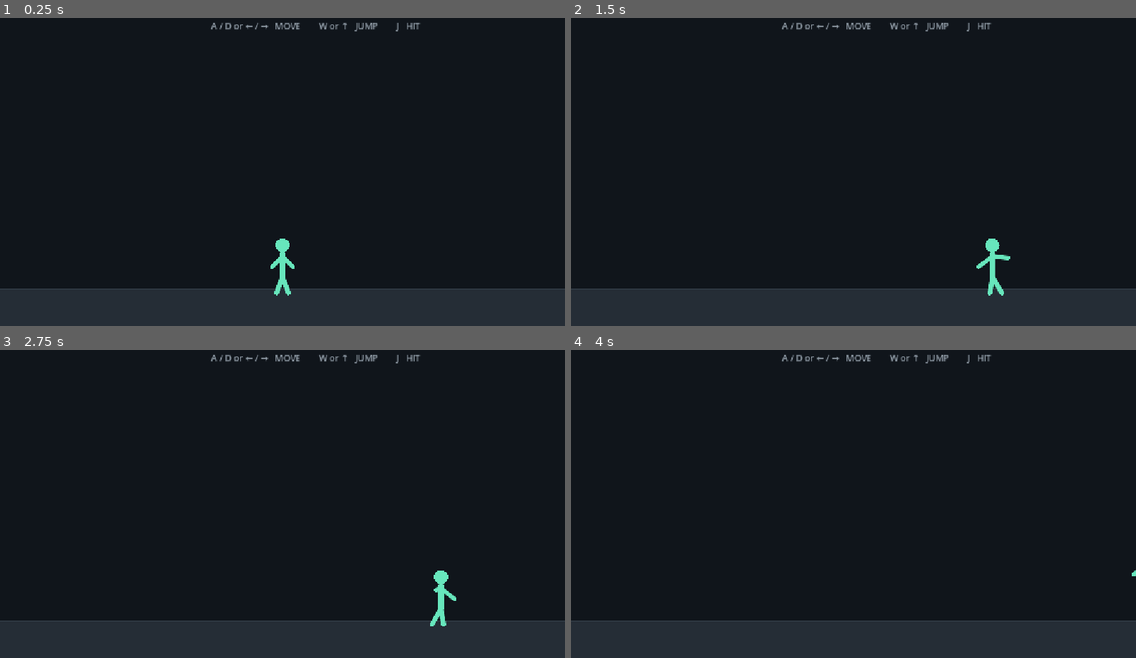
Above: before the commit, frames 1-4 (two rows, left to right).
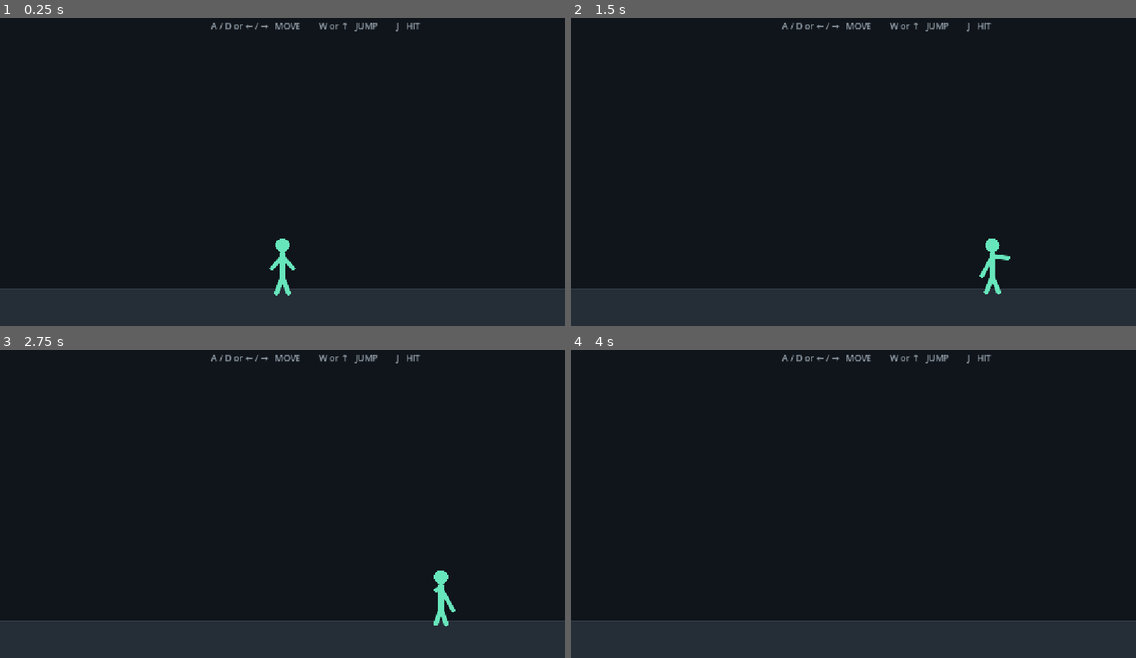
Above: after the commit, the same moments.

Repository: divanburke/ShadowSwap
Game: Godot game, scene res://main.tscn
Same seed, same stepped clock (60 frames per second), same inputs: the game is played once before the commit and once after it.
Inputs:
- Up to frame 1 (0.25 s): no input
- Up to frame 2 (1.5 s): hold J 0.53-1.28 s; hold D from 0.53 s (still down); tap W at 0.77 s; tap J at 1.35 s
- Up to frame 3 (2.75 s): tap W at 1.52 s; release D at 2.03 s; hold A from 2.03 s (still down); hold J from 2.03 s (still down)
- Up to frame 4 (4 s): release A at 2.78 s; release J at 2.78 s; hold D from 2.78 s (still down); tap J at 2.85 s; tap W at 3.02, 3.77 s; hold J from 3.53 s (still down)

The runs differ from the first frame. In frame 1, less than 0.1% of the frame differs, in the area x 47-53%, y 77-91%; in frame 2, 0.2%, in the area x 71-77%, y 77-91%; in frame 3, 0.2%; in frame 4, less than 0.1%.

Commit message:
Add physical arm swing and walking leg animation

Diff:
--- a/scripts/fighter.gd
+++ b/scripts/fighter.gd
@@ -30,12 +30,18 @@
 
 const MINT_GREEN = Color("#67e6bc")
 
-# Spring-driven limb motion. These values make the limbs react to the
-# character's movement instead of following a fixed walking sine wave.
-const LIMB_SPRING = 32.0
-const LIMB_DAMPING = 8.5
-const FOOT_SPRING = 42.0
-const FOOT_DAMPING = 10.0
+# Arms behave like lightweight masses hanging from the shoulders.
+# Walking acceleration, jumping and gravity all influence their motion.
+const ARM_SPRING = 24.0
+const ARM_DAMPING = 5.2
+const ARM_GRAVITY = 620.0
+
+# Feet use a gentle procedural gait because a simple two-foot walk cycle is
+# much more stable and readable than trying to balance physical leg bodies.
+const FOOT_SPRING = 50.0
+const FOOT_DAMPING = 8.5
+const WALK_STRIDE = 10.0
+const WALK_LIFT = 4.0
 
 var facing = 1.0
 
@@ -48,6 +54,10 @@
 var right_foot_offset = Vector2(12.0, 49.0)
 var left_foot_velocity = Vector2.ZERO
 var right_foot_velocity = Vector2.ZERO
+
+var walking_phase = 0.0
+var previous_velocity = Vector2.ZERO
+var previous_floor_state = false
 
 var attack_timer = 0.0
 var attack_cooldown = 0.0
@@ -183,68 +193,129 @@
 
 
 func update_limb_physics(delta):
-	# Horizontal movement creates inertial lag in the arms. There is no
-	# artificial arm swing cycle; the arms react to what the body is doing.
-	var velocity_ratio = clampf(
-		velocity.x / MOVE_SPEED,
-		-1.0,
+	var speed_ratio = clampf(
+		absf(velocity.x) / MOVE_SPEED,
+		0.0,
 		1.0
 	)
 
-	var vertical_ratio = clampf(
-		velocity.y / JUMP_SPEED,
-		-1.0,
-		1.0
-	)
-
-	var arm_drag = velocity_ratio * 7.0
-	var arm_lift = clampf(-vertical_ratio * 4.0, -4.0, 4.0)
-
-	var left_hand_target = Vector2(
-		-22.0 - arm_drag,
-		-3.0 + arm_lift
-	)
-
-	var right_hand_target = Vector2(
-		22.0 - arm_drag,
-		-3.0 + arm_lift
-	)
-
-	var left_foot_target = Vector2(
-		-12.0 + velocity_ratio * 7.0,
-		49.0
-	)
-
-	var right_foot_target = Vector2(
-		12.0 + velocity_ratio * 7.0,
-		49.0
-	)
-
+	var acceleration = Vector2.ZERO
+
+	if delta > 0.0:
+		acceleration = (velocity - previous_velocity) / delta
+
+	previous_velocity = velocity
+
+	# --------------------------------------------------------------
+	# ARMS: spring + gravity + real body acceleration.
+	# --------------------------------------------------------------
+	# The shoulders stay fixed. The hands are allowed to lag behind the
+	# body, fall under gravity, and swing when the body changes velocity.
+	var horizontal_inertia = clampf(
+		acceleration.x * 0.012,
+		-10.0,
+		10.0
+	)
+
+	var vertical_inertia = clampf(
+		acceleration.y * 0.008,
+		-7.0,
+		7.0
+	)
+
+	var left_target = Vector2(
+		-22.0 - horizontal_inertia,
+		-3.0 + vertical_inertia
+	)
+
+	var right_target = Vector2(
+		22.0 - horizontal_inertia,
+		-3.0 + vertical_inertia
+	)
+
+	# Gravity makes the arms naturally drop while airborne instead of
+	# snapping to an animation pose.
+	left_hand_velocity.y += ARM_GRAVITY * delta
+	right_hand_velocity.y += ARM_GRAVITY * delta
+
+	# Jumping pushes both arms upward slightly, falling lets them trail down.
 	if not is_on_floor():
-		left_foot_target.y += 3.0
-		right_foot_target.y += 3.0
-
-	var left_hand_state = spring_vector(
+		var air_angle = clampf(
+			velocity.y / JUMP_SPEED,
+			-1.0,
+			1.0
+		)
+
+		left_target.y += air_angle * 5.0
+		right_target.y += air_angle * 5.0
+
+	# A landing gives both arms a small physical swing.
+	if is_on_floor() and not previous_floor_state:
+		left_hand_velocity.y -= 100.0
+		right_hand_velocity.y -= 100.0
+
+	var left_arm_state = spring_vector(
 		left_hand_offset,
 		left_hand_velocity,
-		left_hand_target,
-		LIMB_SPRING,
-		LIMB_DAMPING,
+		left_target,
+		ARM_SPRING,
+		ARM_DAMPING,
 		delta
 	)
-	left_hand_offset = left_hand_state[0]
-	left_hand_velocity = left_hand_state[1]
-
-	var right_hand_state = spring_vector(
+
+	left_hand_offset = left_arm_state[0]
+	left_hand_velocity = left_arm_state[1]
+
+	var right_arm_state = spring_vector(
 		right_hand_offset,
 		right_hand_velocity,
-		right_hand_target,
-		LIMB_SPRING,
-		LIMB_DAMPING,
+		right_target,
+		ARM_SPRING,
+		ARM_DAMPING,
 		delta
 	)
-	right_hand_offset = right_hand_state[0]
-	right_hand_velocity = right_hand_state[1]
+
+	right_hand_offset = right_arm_state[0]
+	right_hand_velocity = right_arm_state[1]
+
+	# --------------------------------------------------------------
+	# LEGS: simple human two-step walking gait.
+	# --------------------------------------------------------------
+	if is_on_floor() and speed_ratio > 0.05:
+		walking_phase += delta * (5.0 + speed_ratio * 10.0)
+	else:
+		walking_phase = move_toward(
+			walking_phase,
+			0.0,
+			delta * 2.5
+		)
+
+	var step_a = sin(walking_phase) * WALK_STRIDE
+	var step_b = sin(walking_phase + PI) * WALK_STRIDE
+
+	var lift_a = maxf(
+		sin(walking_phase),
+		0.0
+	) * WALK_LIFT
+
+	var lift_b = maxf(
+		sin(walking_phase + PI),
+		0.0
+	) * WALK_LIFT
+
+	var left_foot_target = Vector2(
+		-12.0 + step_a,
+		49.0 - lift_a
+	)
+
+	var right_foot_target = Vector2(
+		12.0 + step_b,
+		49.0 - lift_b
+	)
+
+	if not is_on_floor():
+		left_foot_target.y += 4.0
+		right_foot_target.y += 4.0
 
 	var left_foot_state = spring_vector(
 		left_foot_offset,
@@ -254,6 +325,7 @@
 		FOOT_DAMPING,
 		delta
 	)
+
 	left_foot_offset = left_foot_state[0]
 	left_foot_velocity = left_foot_state[1]
 
@@ -265,8 +337,11 @@
 		FOOT_DAMPING,
 		delta
 	)
+
 	right_foot_offset = right_foot_state[0]
 	right_foot_velocity = right_foot_state[1]
+
+	previous_floor_state = is_on_floor()
 
 
 func spring_vector(current, current_velocity, target, stiffness, damping, delta):
@@ -277,10 +352,6 @@
 	current += current_velocity * delta
 
 	return [current, current_velocity]
-
-
-func update_spring_state():
-	pass
 
 
 func get_point(name):
